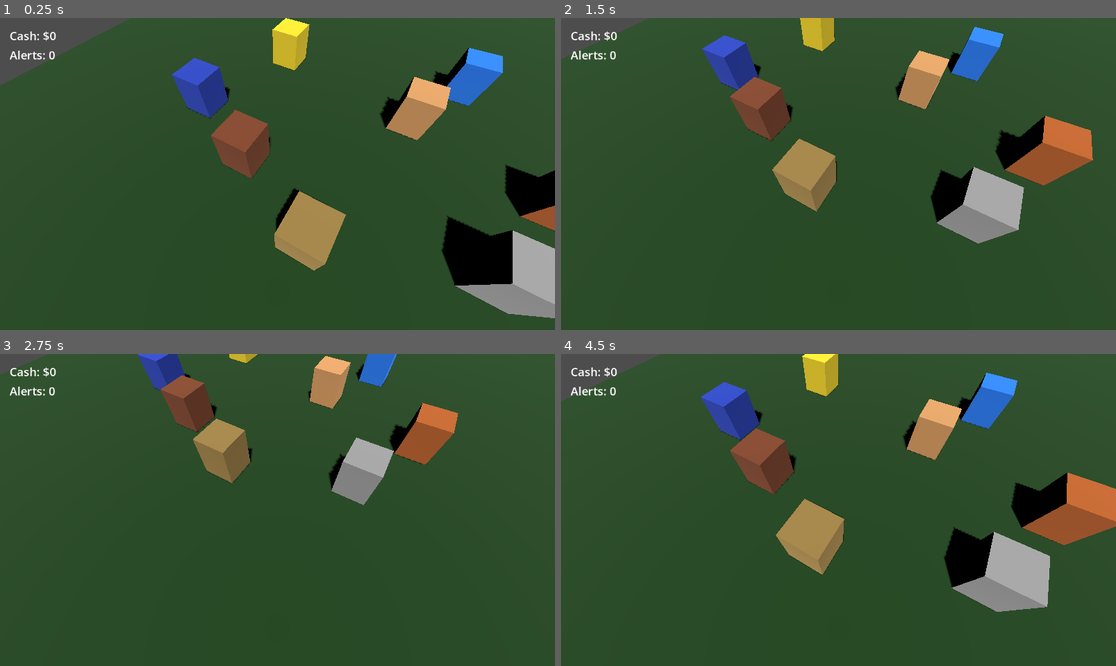
Above: before the commit, frames 1-4 (two rows, left to right).
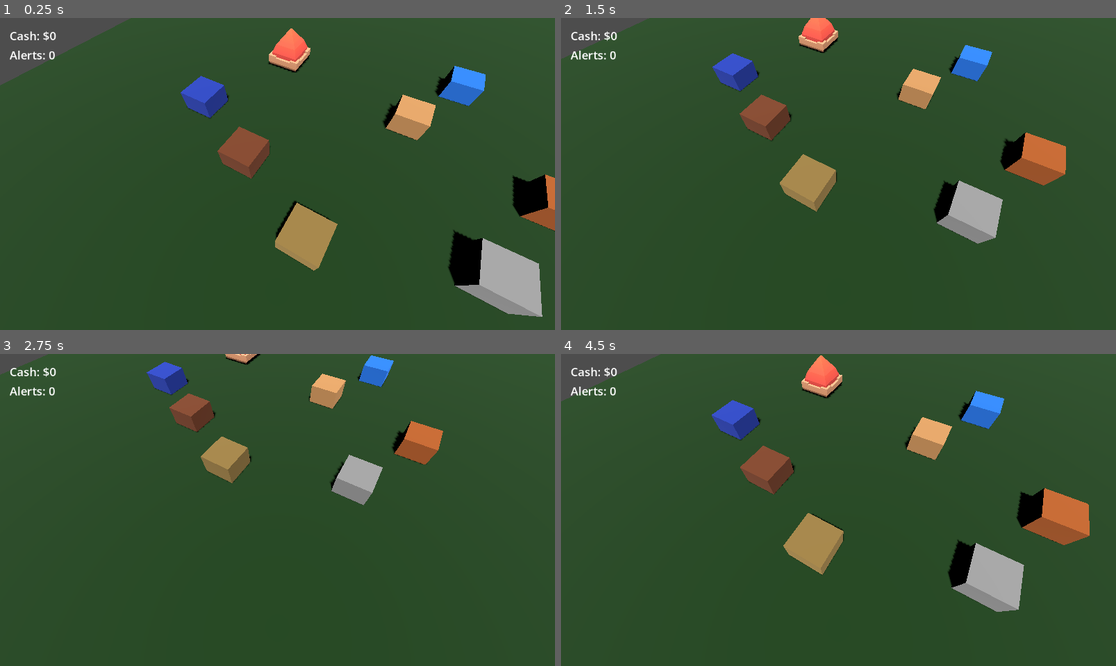
Above: after the commit, the same moments.

Repository: Mseethaler/enterprisecraft
Game: Godot game, scene res://main.tscn
Two runs of this game, one before a commit and one after it. Both use one fixed random seed, a clock stepped at 60 frames per second and the inputs below.
Inputs (mouse positions are in pixels of both pictures, inside the frame that each line leads up to):
- Up to frame 1 (0.25 s): no input
- Up to frame 2 (1.5 s): tap Enter at 0.5 s; move the mouse to (960, 158) at 0.52 s; hold D 0.53-1.28 s; click (960, 158) at 0.67 s; move the mouse to (727, 189) at 1.27 s; hold S from 1.28 s (still down)
- Up to frame 3 (2.75 s): move the mouse to (333, 441) at 2.02 s; release S at 2.03 s; hold D from 2.03 s (still down)
- Up to frame 4 (4.5 s): move the mouse to (810, 572) at 2.77 s; release D at 2.78 s; hold W 2.78-3.53 s; click (810, 572) at 2.92 s; move the mouse to (1005, 556) at 3.52 s; hold A from 3.53 s (still down); move the mouse to (672, 463) at 4.27 s

The runs differ from the first frame. In frame 1, 8.7% of the frame differs, in the area x 30-100%, y 0-97%; in frame 2, 8.2%; in frame 3, 5.2%; in frame 4, 9.4%, in the area x 25-100%, y 0-82%.

Commit message:
save progress

Diff:
--- /dev/null
+++ b/enterprise-craft/command_log.gd
@@ -0,0 +1,31 @@
+extends RichTextLabel
+
+const MAX_ENTRIES = 10
+var entries = []
+
+func _ready() -> void:
+	bbcode_enabled = true
+	text = ""
+
+func log_command(command_type: String, docname: String, status: String) -> void:
+	var color = "white"
+	var icon = "○"
+	match status:
+		"pending":
+			color = "yellow"
+			icon = "◌"
+		"confirmed":
+			color = "green"
+			icon = "●"
+		"failed":
+			color = "red"
+			icon = "✕"
+
+	var time = Time.get_time_string_from_system()
+	var entry = "[color=%s]%s %s → %s [color=gray]%s[/color][/color]" % [color, icon, command_type, docname, time]
+	entries.append(entry)
+
+	if entries.size() > MAX_ENTRIES:
+		entries.pop_front()
+
+	text = "\n".join(entries)
--- a/enterprise-craft/main.tscn
+++ b/enterprise-craft/main.tscn
@@ -7,6 +7,7 @@
 [ext_resource type="Script" uid="uid://c05pjddp5bdis" path="res://scripts/hud.gd" id="5_lquwl"]
 [ext_resource type="Script" uid="uid://tpr5ar3n27yh" path="res://scripts/input_manager.gd" id="6_7mycd"]
 [ext_resource type="Script" uid="uid://p8l5i2wolgp0" path="res://ContextMenu.gd" id="6_272bh"]
+[ext_resource type="Script" uid="uid://ud4eoqplxvd" path="res://command_log.gd" id="7_5vw27"]
 
 [sub_resource type="PlaneMesh" id="PlaneMesh_ig7tw"]
 size = Vector2(200, 200)
@@ -72,6 +73,13 @@
 [node name="VBoxContainer" type="VBoxContainer" parent="HUD/ContextMenu/Panel" unique_id=1821631121]
 layout_mode = 2
 
+[node name="CommandLog" type="RichTextLabel" parent="HUD" unique_id=1963763578 groups=["command_log"]]
+offset_left = 20.0
+offset_top = 200.0
+offset_right = 420.0
+offset_bottom = 380.0
+script = ExtResource("7_5vw27")
+
 [node name="InputManager" type="Node" parent="." unique_id=1130898831 node_paths=PackedStringArray("camera") groups=["input_manager"]]
 script = ExtResource("6_7mycd")
 camera = NodePath("../Camera")
--- a/enterprise-craft/scripts/building_manager.gd
+++ b/enterprise-craft/scripts/building_manager.gd
@@ -54,33 +54,39 @@
 			_spawn_building(building_id)
 
 func _spawn_building(building_id: String) -> void:
-	# Wrap in StaticBody3D for raycast collision
 	var body = StaticBody3D.new()
 	body.name = building_id
 	body.set_meta("building_id", building_id)
 
-	var mesh_node = MeshInstance3D.new()
-	var mesh = BoxMesh.new()
-	mesh.size = Vector3(8, 10, 8)
-	mesh_node.mesh = mesh
+	# Try to load a real model
+	var model_path = "res://assets/models/buildings/%s.glb" % building_id
+	if ResourceLoader.exists(model_path):
+		var scene = load(model_path)
+		var instance = scene.instantiate()
+		instance.scale = Vector3(10, 10, 10)
+		body.add_child(instance)
+	else:
+		# Fallback to placeholder box
+		var mesh_node = MeshInstance3D.new()
+		var mesh = BoxMesh.new()
+		mesh.size = Vector3(8, 10, 8)
+		mesh_node.mesh = mesh
+		var mat = StandardMaterial3D.new()
+		mat.albedo_color = BUILDING_COLORS.get(building_id, Color(0.5, 0.5, 0.5))
+		mat.emission_enabled = true
+		mat.emission = Color(0, 0, 0)
+		mesh_node.material_override = mat
+		body.add_child(mesh_node)
 
-	var mat = StandardMaterial3D.new()
-	mat.albedo_color = BUILDING_COLORS.get(building_id, Color(0.5, 0.5, 0.5))
-	mat.emission_enabled = true
-	mat.emission = Color(0, 0, 0)
-	mesh_node.material_override = mat
-
+	# Always add collision
 	var collision = CollisionShape3D.new()
 	var shape = BoxShape3D.new()
 	shape.size = Vector3(8, 10, 8)
 	collision.shape = shape
-
-	body.add_child(mesh_node)
 	body.add_child(collision)
 
 	var pos = BUILDING_POSITIONS[building_id]
-	body.position = Vector3(pos.x, 5, pos.z)
-
+	body.position = Vector3(pos.x, 0, pos.z)
 	add_child(body)
 	buildings[building_id] = body
 	print("[buildings] spawned: ", building_id)
--- a/enterprise-craft/scripts/command_manager.gd
+++ b/enterprise-craft/scripts/command_manager.gd
@@ -35,21 +35,21 @@
 
 var _cmd_counter: int = 0
 
-func issue_command(label: String, doctype: String, docname: String, data: Dictionary = {}) -> void:
+func issue_command(label: String, doctype: String, docname: String, _data: Dictionary = {}) -> void:
 	if not COMMAND_MAP.has(label):
-		print("[cmd] no command mapped for: ", label)
+		return
+	var cmd_def = COMMAND_MAP[label]
+	if cmd_def["command_type"] == "inspect":
 		return
 
-	var cmd_def = COMMAND_MAP[label]
-
-	if cmd_def["command_type"] == "inspect":
-		print("[cmd] inspect: ", docname)
-		return
-
-	# Set unit to pending state immediately
 	var unit_manager = get_tree().get_first_node_in_group("unit_manager")
 	if unit_manager:
 		unit_manager.set_unit_pending(docname)
+
+	# Log as pending
+	var log = get_tree().get_first_node_in_group("command_log")
+	if log:
+		log.log_command(cmd_def["command_type"], docname, "pending")
 
 	_cmd_counter += 1
 	var command = {
@@ -62,7 +62,6 @@
 		"issued_by": "commander",
 		"timestamp": Time.get_datetime_string_from_system()
 	}
-
 	print("[cmd] issuing: ", command)
 	_send_command(command)
 
--- a/enterprise-craft/scripts/diff_engine.gd
+++ b/enterprise-craft/scripts/diff_engine.gd
@@ -35,6 +35,9 @@
 			var um = get_tree().get_first_node_in_group("unit_manager")
 			if um:
 				um.set_unit_confirmed(docname)
+			var log = get_tree().get_first_node_in_group("command_log")
+			if log:
+				log.log_command("convert_lead", docname, "confirmed")
 		"Opportunity":
 			_upsert_in_list(WorldState.state["selling"]["pipeline"], "opportunities_list", docname, payload)
 		"Sales Order":
Binary file added: enterprise-craft/assets/models/buildings/Textures/colormap.png
Not shown, added: enterprise-craft/assets/models/buildings/Textures/colormap.png.import
Binary file added: enterprise-craft/assets/models/buildings/treasury.glb
Not shown, added: enterprise-craft/assets/models/buildings/treasury.glb.import
Not shown, added: enterprise-craft/command_log.gd.uid
